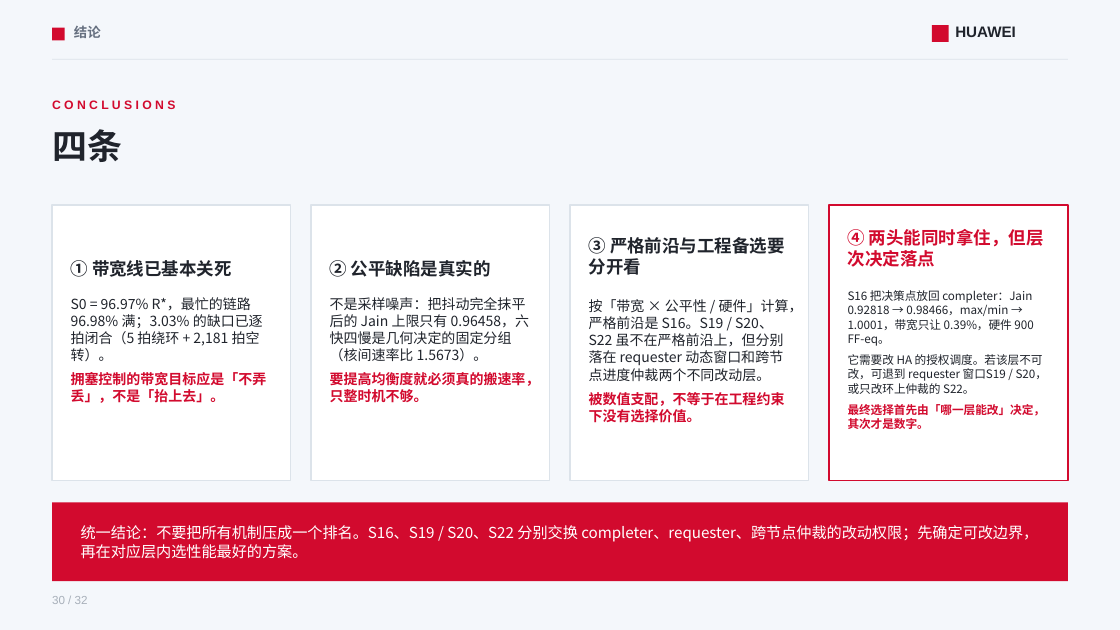
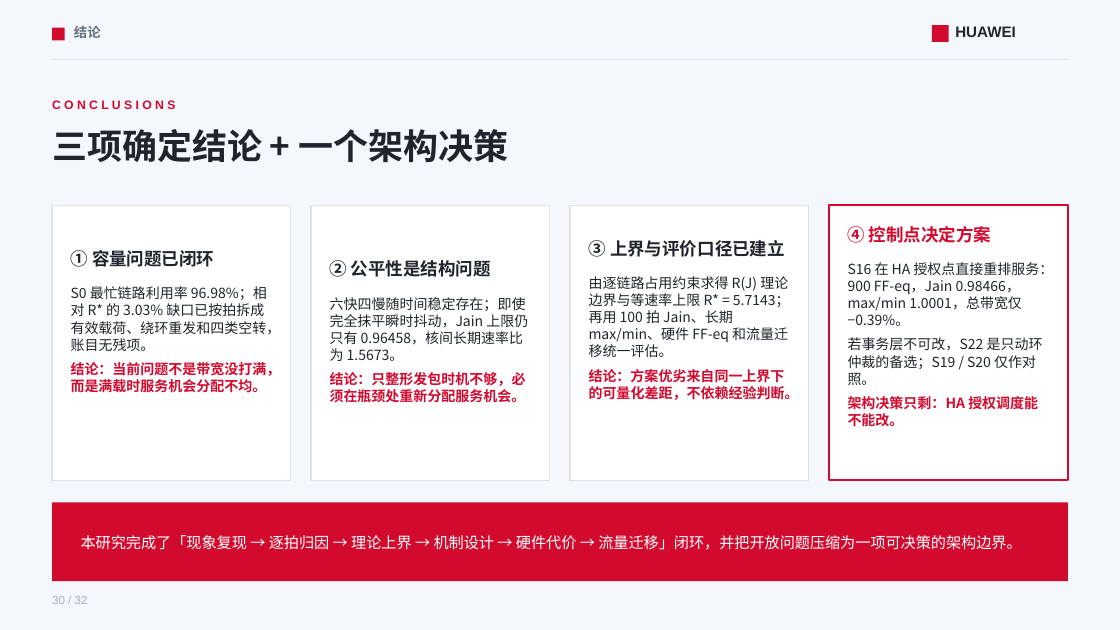
Before and after one commit to lukebest/booksim2, a slide deck: slide 30 of ppt/ring2-write-fairness.pptx. Drawn at 1120x630 pixels with LibreOffice and Linux fonts; fonts in the diff are those of the drawing. Boxes give left, top, right and bottom in pixels: in the first picture for what was removed or moved away, otherwise in the second. Text is boxed around its words. In the diff, an @@ line names an element or a change of style, - is before the commit and + after.

```diff
--- a/ppt/ring2-write-fairness.pptx
+++ b/ppt/ring2-write-fairness.pptx
@@ text at bbox=[52, 129, 509, 162]: text changed @@
-四条
+三项确定结论 + 一个架构决策
@@ text at bbox=[848, 226, 991, 243]: text changed @@
-④ 两头能同时拿住，但层次决定落点
+④ 控制点决定方案
@@ text at bbox=[71, 250, 214, 267]: text changed @@
-① 带宽线已基本关死
+① 容量问题已闭环
@@ text at bbox=[330, 260, 491, 277]: text changed @@
-② 公平缺陷是真实的
+② 公平性是结构问题
@@ text at bbox=[589, 240, 785, 257]: text changed @@
-③ 严格前沿与工程备选要分开看
+③ 上界与评价口径已建立
@@ text at bbox=[848, 262, 1054, 427]: text changed; size 10 to 12 pt @@
-S16 把决策点放回 completer：Jain 0.92818 → 0.98466，max/min → 1.0001，带宽只让 0.39%，硬件 900 FF‑eq。
-它需要改 HA 的授权调度。若该层不可改，可退到 requester 窗口S19 / S20，或只改环上仲裁的 S22。
-最终选择首先由「哪一层能改」决定，其次才是数字。
+S16 在 HA 授权点直接重排服务：900 FF‑eq，Jain 0.98466，max/min 1.0001，总带宽仅 −0.39%。
+若事务层不可改，S22 是只动环仲裁的备选；S19 / S20 仅作对照。
+架构决策只剩：HA 授权调度能不能改。
@@ text at bbox=[71, 286, 281, 393]: text changed @@
-S0 = 96.97% R*，最忙的链路 96.98% 满；3.03% 的缺口已逐拍闭合（5 拍绕环 + 2,181 拍空转）。
-拥塞控制的带宽目标应是「不弄丢」，不是「抬上去」。
+S0 最忙链路利用率 96.98%；相对 R* 的 3.03% 缺口已按拍拆成有效载荷、绕环重发和四类空转，账目无残项。
+结论：当前问题不是带宽没打满，而是满载时服务机会分配不均。
@@ text at bbox=[330, 297, 528, 403]: text changed @@
-不是采样噪声：把抖动完全抹平后的 Jain 上限只有 0.96458，六快四慢是几何决定的固定分组（核间速率比 1.5673）。
-要提高均衡度就必须真的搬速率，只整时机不够。
+六快四慢随时间稳定存在；即使完全抹平瞬时抖动，Jain 上限仍只有 0.96458，核间长期速率比为 1.5673。
+结论：只整形发包时机不够，必须在瓶颈处重新分配服务机会。
@@ text at bbox=[589, 276, 799, 400]: text changed @@
-按「带宽 × 公平性 / 硬件」计算，严格前沿是 S16。S19 / S20、S22 虽不在严格前沿上，但分别落在 requester 动态窗口和跨节点进度仲裁两个不同改动层。
-被数值支配，不等于在工程约束下没有选择价值。
+由逐链路占用约束求得 R(J) 理论边界与等速率上限 R* = 5.7143；再用 100 拍 Jain、长期 max/min、硬件 FF‑eq 和流量迁移统一评估。
+结论：方案优劣来自同一上界下的可量化差距，不依赖经验判断。
@@ text at bbox=[81, 535, 1021, 550]: text changed @@
-统一结论：不要把所有机制压成一个排名。S16、S19 / S20、S22 分别交换 completer、requester、跨节点仲裁的改动权限；先确定可改边界，再在对应层内选性能最好的方案。
+本研究完成了「现象复现 → 逐拍归因 → 理论上界 → 机制设计 → 硬件代价 → 流量迁移」闭环，并把开放问题压缩为一项可决策的架构边界。
```
Also in this commit, not shown: 9 other slides changed, 1 other file.
